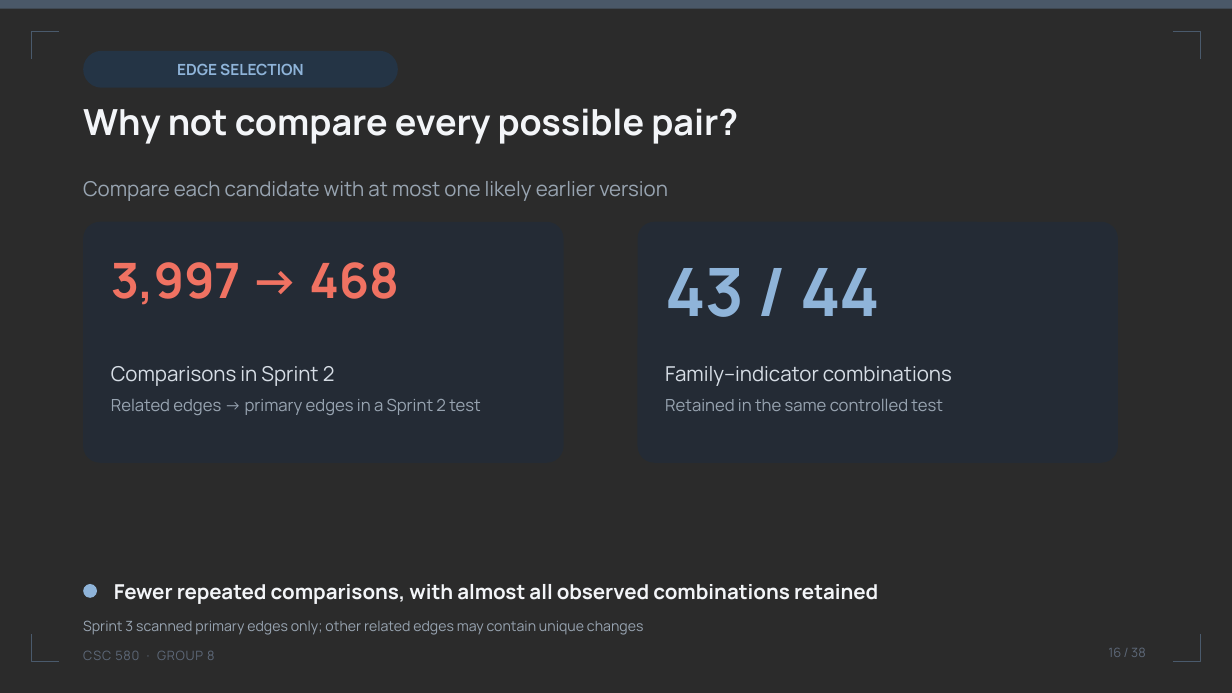
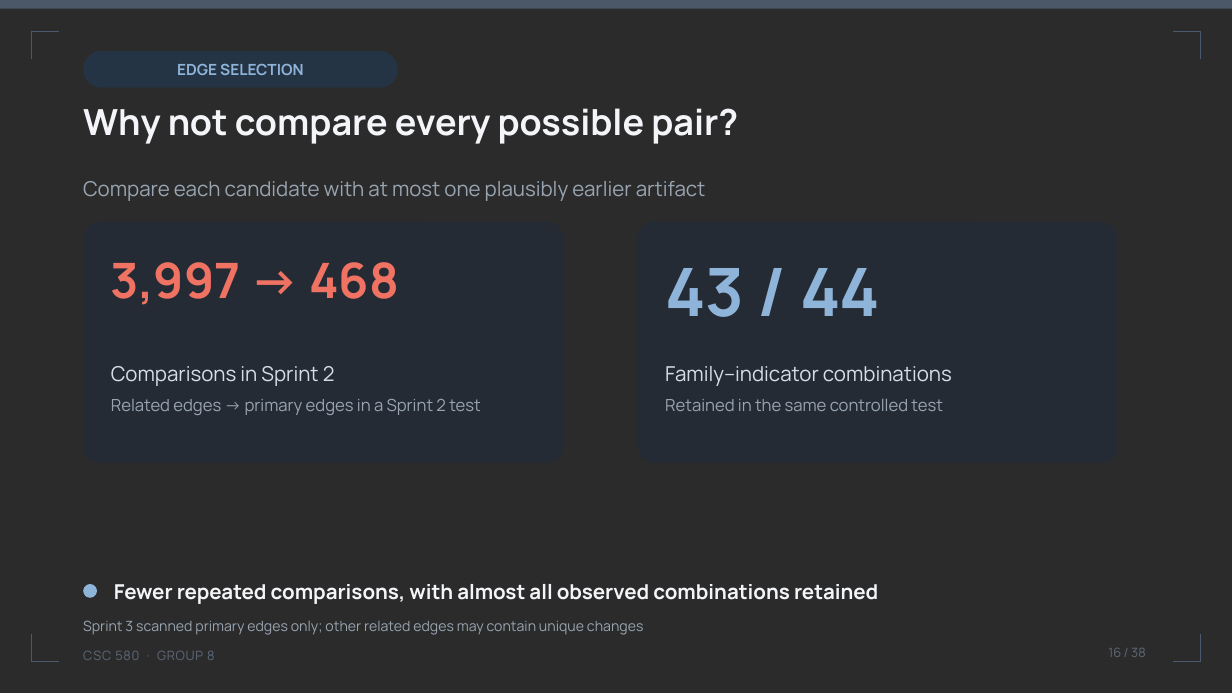
Before and after one commit to umdnp/csc580-project8, a slide deck: slide 16 of docs/group8_final_presentation.pptx. Drawn at 1232x693 pixels with LibreOffice and Linux fonts; fonts in the diff are those of the drawing; background and template pictures are left out; a plain dark background stands for a picture behind light text. Boxes give left, top, right and bottom in pixels: in the first picture for what was removed or moved away, otherwise in the second. Text is boxed around its words. In the diff, an @@ line names an element or a change of style, - is before the commit and + after.

```diff
--- a/docs/group8_final_presentation.pptx
+++ b/docs/group8_final_presentation.pptx
@@ text at box(83, 181, 706, 201): text changed @@
-Compare each candidate with at most one likely earlier version
+Compare each candidate with at most one plausibly earlier artifact
```
Also in this commit, not shown: 7 other slides changed.
